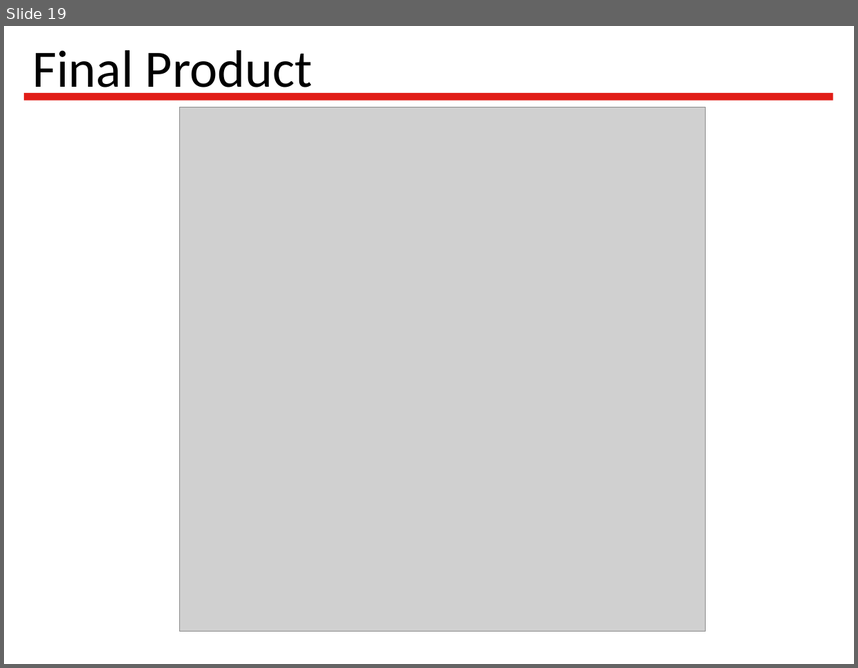
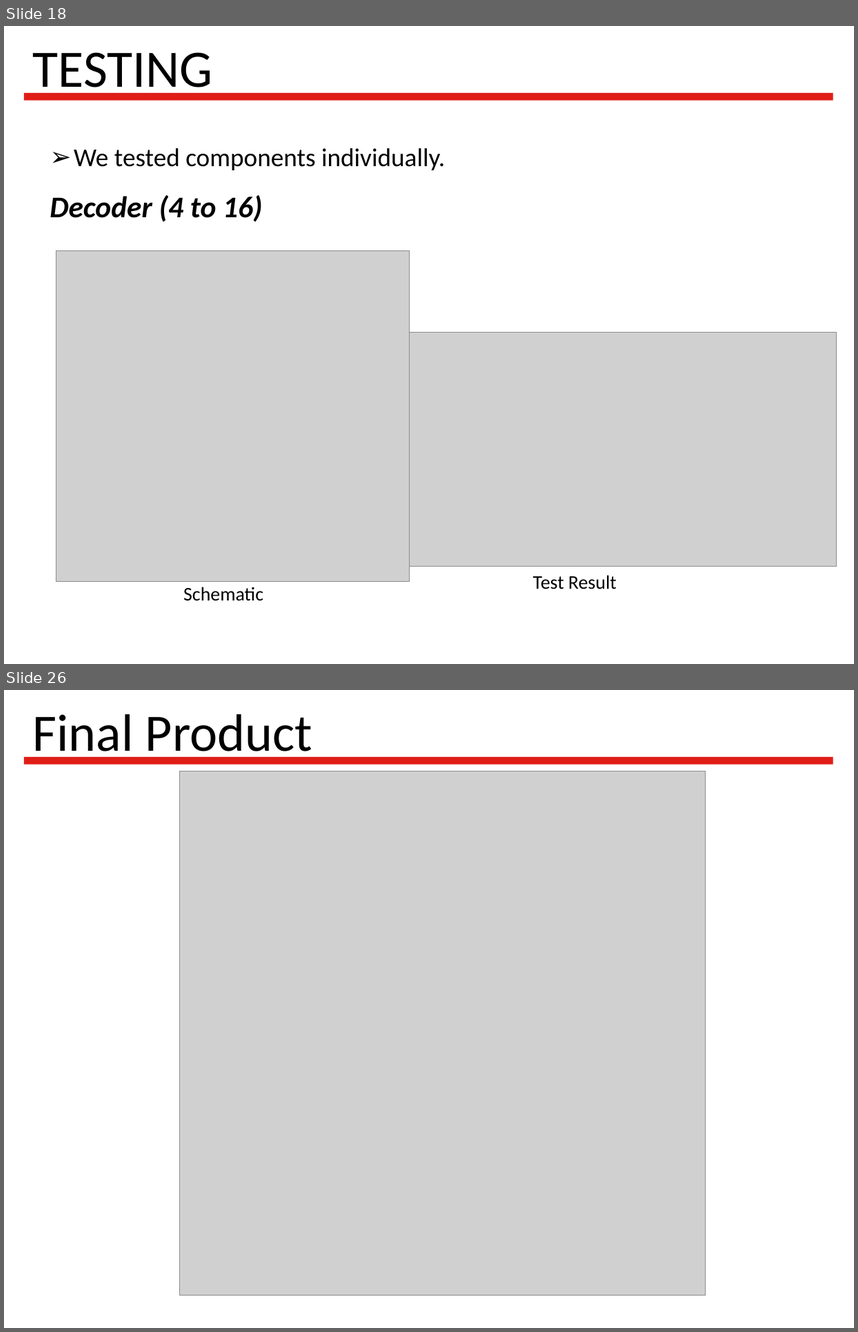
Before and after one commit to Latootoo/ECSE_548, a slide deck: Reports/presentation/Vlsi_project_presentation.ppt. Shown one above the other, each under a label of ours: slide 19 before the commit, slides 18 and 26 after it; the slides between them are not shown. The pictures are 858x668 and 858x1332 pixels, drawn with LibreOffice and Linux fonts; fonts in the diff are those of the drawing; grey boxes stand for pictures; background and template pictures are left out. Boxes give left, top, right and bottom in pixels: in the first picture for what was removed or moved away, otherwise in the second. Text is boxed around its words. In the diff, an @@ line names an element or a change of style, - is before the commit and + after.

```diff
--- a/Reports/presentation/Vlsi_project_presentation.ppt
+++ b/Reports/presentation/Vlsi_project_presentation.ppt
@@ slide 18 added at (4, 26, 854, 664), background #FFFFFF; not listed: 1 template element that a slide beside it also shows @@
@@ title added at (33, 52, 213, 99), 49 pt, text #000000 @@
+TESTING
@@ text added at (74, 148, 445, 170), 24 pt, text #000000 @@
+➢ We tested components individually.
@@ text added at (50, 195, 263, 222), 28 pt, text #000000, bold, italic @@
+Decoder (4 to 16)
@@ picture added at (56, 250, 410, 581) @@
@@ picture added at (357, 332, 837, 566) @@
@@ text added at (533, 575, 617, 589), 18 pt, text #000000 @@
+Test Result
@@ text added at (183, 586, 263, 601), 18 pt, text #000000 @@
+Schematic
@@ what was slide 19 is now slide 26 @@
```
Also in this commit, not shown: 5 slides changed, 7 other slides added, 1 slide removed, 4 other files.
